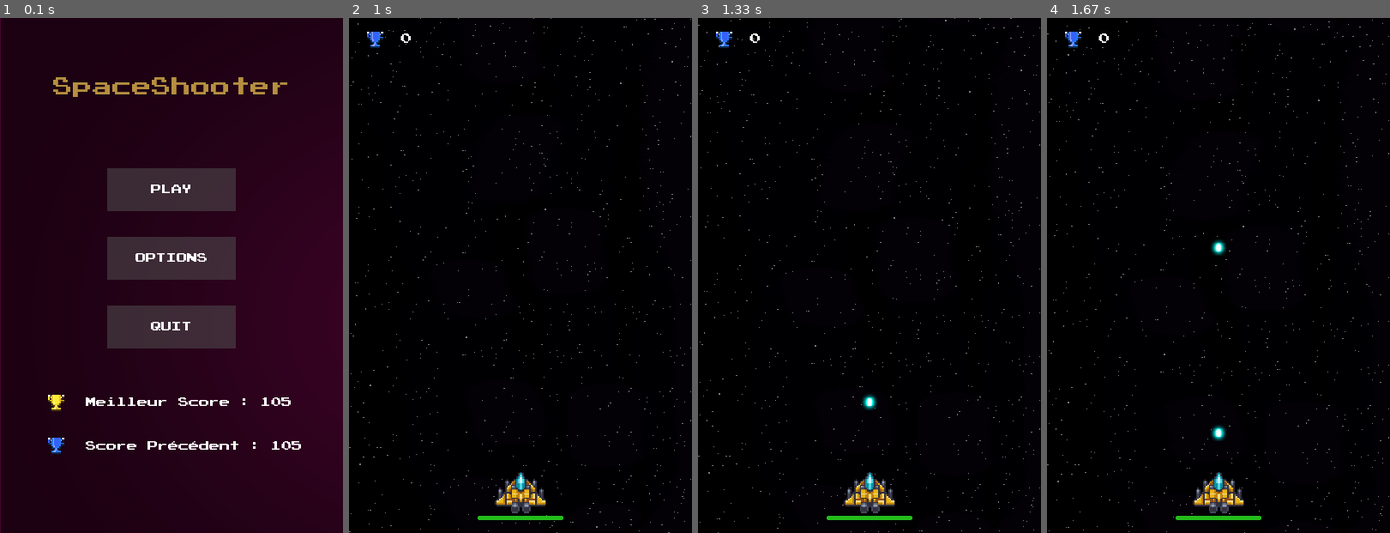
Above: before the commit, frames 1-4 (left to right).
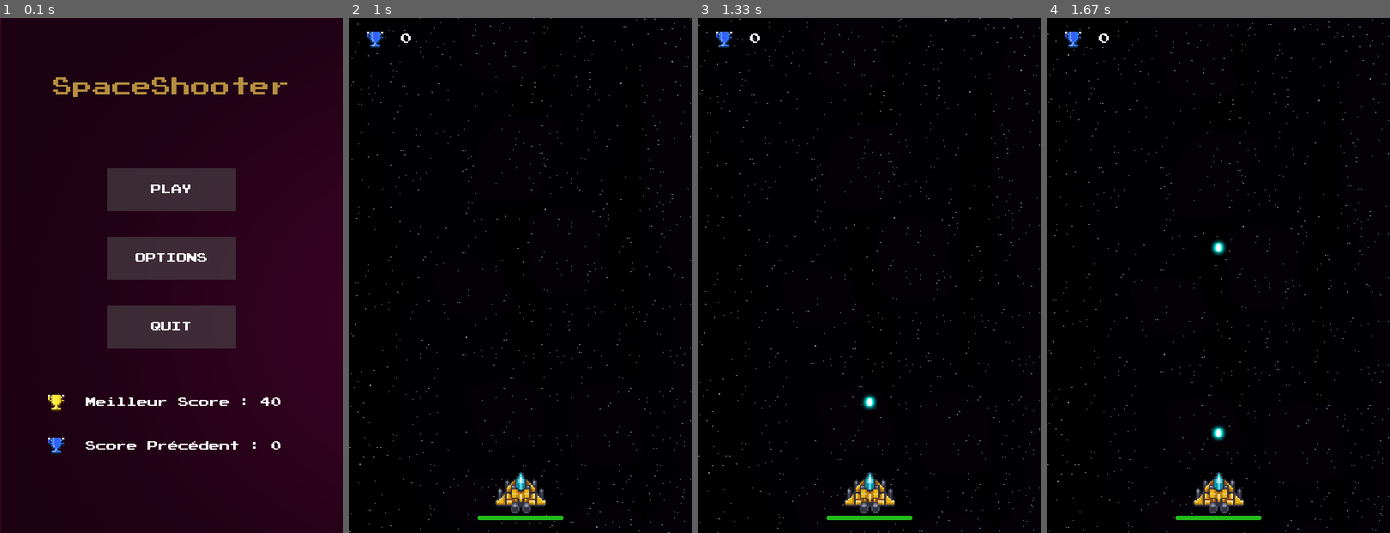
Above: after the commit, the same moments.

Repository: Fabien-crypto/SpaceShooter
Game: pygame game, started from main.py
Two runs of this game, one before a commit and one after it. Both use one fixed random seed, a clock stepped at 60 frames per second and the inputs below.
Inputs:
- Up to frame 1 (0.1 s): no input
- Up to frame 2 (1 s): click "PLAY" at 0.88 s
- Up to frame 3 (1.33 s): tap Space at 1.17 s
- Up to frame 4 (1.67 s): tap Space at 1.57 s

The runs differ from the first frame. In frame 1, 0.1% of the frame differs, in the area x 76-88%, y 73-84%; in frame 2, nothing differs; in frame 3, nothing differs; in frame 4, nothing differs.

Commit message:
correction bug full rouge

Diff:
--- a/main.py
+++ b/main.py
@@ -474,6 +474,7 @@
                 if QUIT_BUTTON.checkForInput(OPTIONS_MOUSE_POS):
                     save(score,saveread("volume"),saveread("position"),saveread("volume2"),saveread("position2"))
                     mixer.music.unpause()
+                    color="White"
                     main_menu()
 
 
@@ -568,10 +569,11 @@
 
         pygame.display.update()
 
-color="White"
+
 def jeu():
     global color
     global score
+    color="White"
     #Musique de fond#
     mixer.music.load('sounds/10 Drummed vaus.mp3')
     mixer.music.play()
--- a/scores.txt
+++ b/scores.txt
@@ -1,6 +1,6 @@
-105
-105
+40
+0
+0.05
+25
 0.5
 250
-0.5
-250
Binary file changed: assets/menu/blurrybg.jpg
Binary file changed: assets/menu/currentbg.jpg
